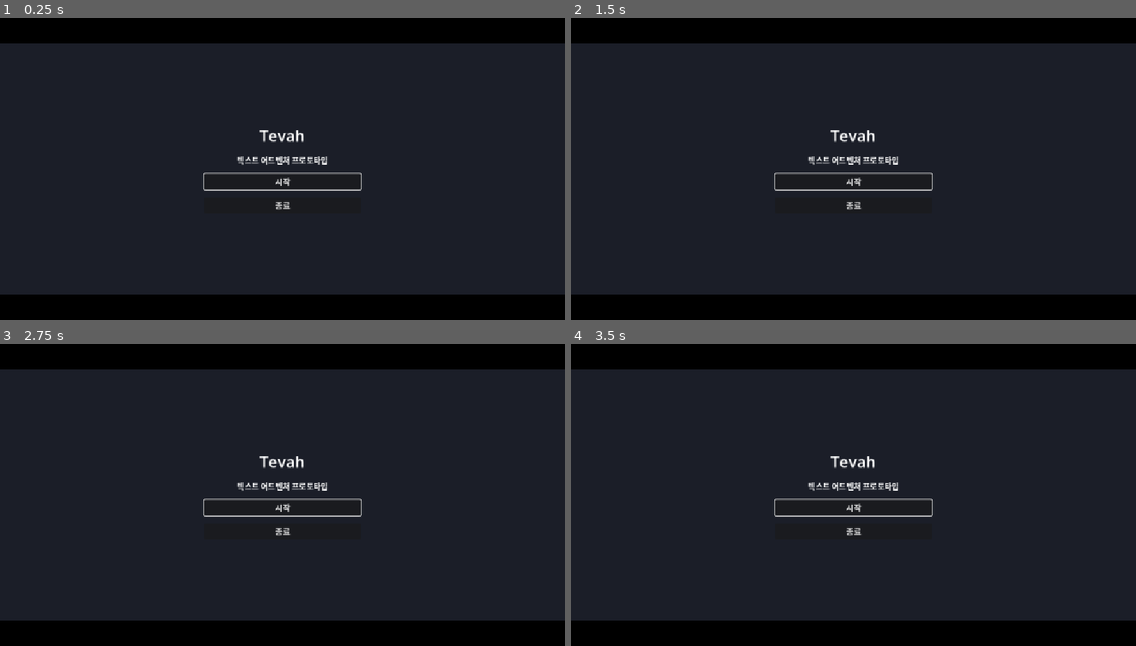
Above: before the commit, frames 1-4 (two rows, left to right).
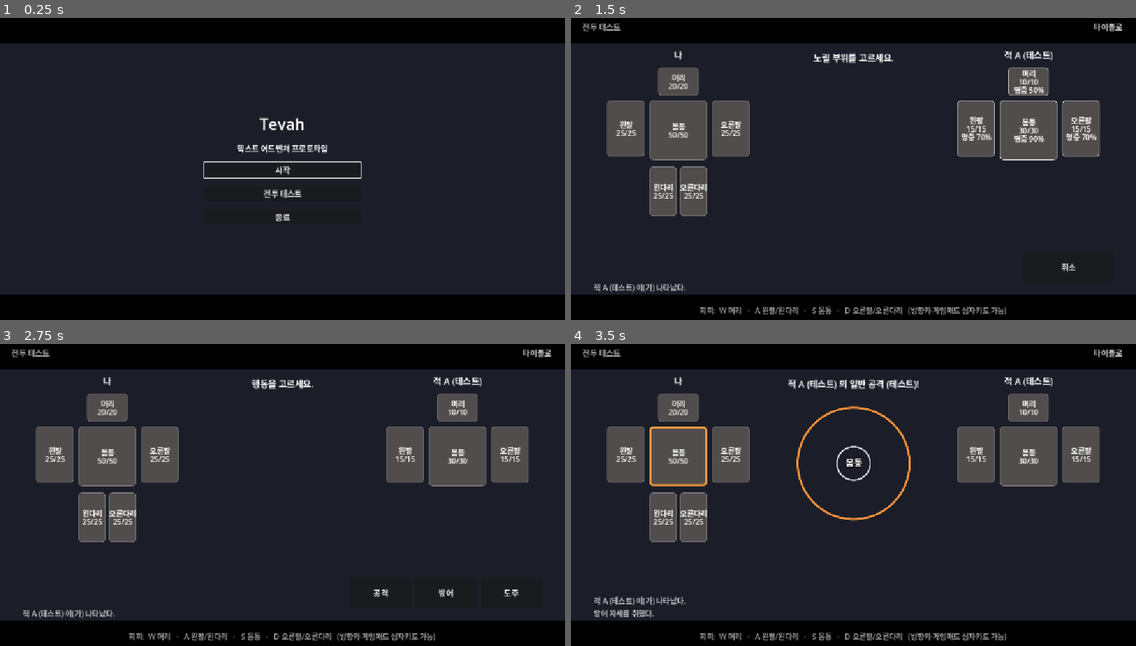
Above: after the commit, the same moments.

Repository: HomilBBANG/rt_Tevah
Game: Godot game, scene res://scenes/title.tscn
Two runs of this game, one before a commit and one after it. Both use one fixed random seed, a clock stepped at 60 frames per second and the inputs below.
Inputs (mouse positions are in pixels of both pictures, inside the frame that each line leads up to):
- Up to frame 1 (0.25 s): no input
- Up to frame 2 (1.5 s): click (853, 193) at 0.5 s, where only the run after the commit has a clickable "전투 테스트"; click (949, 268) at 1.25 s, where only the run after the commit has a clickable "공격"
- Up to frame 3 (2.75 s): click (497, 594) at 2 s, where only the run after the commit has a clickable "취소"
- Up to frame 4 (3.5 s): click (1017, 594) at 2.75 s, where only the run after the commit has a clickable "방어"

The runs differ from the first frame. In frame 1, 1.7% of the frame differs, in the area x 36-64%, y 32-68%; in frame 2, 15%; in frame 3, 14%; in frame 4, 15%, in the area x 2-98%, y 1-99%.

Commit message:
Combat prototype screen: part targeting, telegraph ring, WASD dodge
- scenes/combat.tscn reachable from title (전투 테스트)
- ui/body_diagram (part HP, clickable targets, telegraph highlight)
- ui/dodge_timer (shrinking ring hits the target ring at impact)
- Dodge actions on WASD, arrow keys and gamepad d-pad
- combat_smoke test plays a real-time round with screenshots

Co-Authored-By: Claude Opus 5.5 <noreply@anthropic.com>

Diff:
--- /dev/null
+++ b/scenes/combat.gd
@@ -0,0 +1,232 @@
+extends Control
+## 전투 화면 (프로토타입). 규칙은 core/combat/combat.gd, 여기서는 입력·타이밍 측정·그리기만.
+##
+## 플레이어 턴: 공격(적 부위 클릭) / 방어 / 도주
+## 적 턴: 공격 전조 → 회피 원이 고리에 닿는 순간 맞는 방향키(W/A/S/D 또는 방향키·패드) 입력
+
+const Combat = preload("res://core/combat/combat.gd")
+
+## 회피 입력 액션 → 키 글자 (기획서 §8.1)
+const DODGE_ACTIONS := {"dodge_up": "W", "dodge_left": "A", "dodge_down": "S", "dodge_right": "D"}
+const RESULT_TEXT := {"perfect": "완벽 회피!", "normal": "회피"}
+const TURN_PAUSE := 0.6
+
+## 다음에 싸울 적 (비어 있으면 첫 번째 적)
+static var next_enemy_id := ""
+
+var combat := Combat.new()
+var _state := ""              # player / target / enemy / over
+var _log: PackedStringArray = []
+var _strike_start := 0
+var _pressed_key := ""
+var _press_time := 0
+
+
+func _ready() -> void:
+	_ensure_dodge_actions()
+	var enemy_id: String = next_enemy_id
+	if enemy_id == "" and not DataLoader.enemies.is_empty():
+		enemy_id = DataLoader.enemies.keys().front()
+	if enemy_id == "" or not combat.setup(enemy_id):
+		_add_log("[오류] 전투 데이터가 없습니다. tools/xlsx_to_json.py 를 실행했는지 확인하세요.")
+		return
+	%EnemyName.text = combat.enemy.name
+	for d in [[%PlayerBody, combat.player_parts, combat.player_order], [%EnemyBody, combat.enemy_parts, combat.enemy_order]]:
+		d[0].parts = d[1]
+		d[0].order = d[2]
+	%EnemyBody.part_clicked.connect(_on_target_chosen)
+	%AttackButton.pressed.connect(_on_attack)
+	%DefendButton.pressed.connect(_on_defend)
+	%FleeButton.pressed.connect(_on_flee)
+	%CancelButton.pressed.connect(_player_turn)
+	%RetryButton.pressed.connect(func(): get_tree().reload_current_scene())
+	%TitleButton.pressed.connect(func(): get_tree().change_scene_to_file("res://scenes/title.tscn"))
+	%QuitButton.pressed.connect(func(): get_tree().change_scene_to_file("res://scenes/title.tscn"))
+	_add_log("%s 이(가) 나타났다." % combat.enemy.name)
+	_player_turn()
+
+
+# ---------------------------------------------------------------- 플레이어 턴
+func _player_turn() -> void:
+	_state = "player"
+	%EnemyBody.selectable = false
+	%EnemyBody.show_hit_chance = false
+	%EnemyBody.refresh()
+	%PlayerBody.set_highlight("")
+	%Actions.visible = true
+	%CancelButton.visible = false
+	%AttackButton.disabled = not combat.can_attack()
+	%FleeButton.disabled = not combat.can_flee()
+	%Prompt.text = "행동을 고르세요."
+
+
+func _on_attack() -> void:
+	if _state != "player":
+		return
+	_state = "target"
+	%EnemyBody.selectable = true
+	%EnemyBody.show_hit_chance = true
+	%EnemyBody.refresh()
+	%Actions.visible = false
+	%CancelButton.visible = true
+	%Prompt.text = "노릴 부위를 고르세요."
+
+
+func _on_target_chosen(part_id: String) -> void:
+	if _state != "target":
+		return
+	var res := combat.player_attack(part_id)
+	if res.is_empty():
+		return
+	var part_name: String = combat.enemy_parts[part_id].name
+	if not res.hit:
+		_add_log("%s 을(를) 노렸지만 빗나갔다." % part_name)
+	elif res.killed:
+		_add_log("%s 파괴! %s 쓰러졌다." % [part_name, combat.enemy.name])
+	elif res.broken:
+		_add_log("%s 파괴! (-%d)" % [part_name, res.damage])
+	else:
+		_add_log("%s 명중 (-%d)" % [part_name, res.damage])
+	%EnemyBody.refresh()
+	await _after_player_action()
+
+
+func _on_defend() -> void:
+	if _state != "player":
+		return
+	combat.player_defend()
+	_add_log("방어 자세를 취했다.")
+	await _after_player_action()
+
+
+func _on_flee() -> void:
+	if _state != "player":
+		return
+	if combat.player_flee():
+		_add_log("도망쳤다.")
+	else:
+		_add_log("도주 실패!")
+	await _after_player_action()
+
+
+func _after_player_action() -> void:
+	_state = "enemy"
+	%EnemyBody.selectable = false
+	%EnemyBody.show_hit_chance = false
+	%EnemyBody.refresh()
+	%Actions.visible = false
+	%CancelButton.visible = false
+	if combat.outcome != "":
+		_finish()
+		return
+	await get_tree().create_timer(TURN_PAUSE).timeout
+	await _enemy_turn()
+
+
+# ---------------------------------------------------------------- 적 턴
+func _enemy_turn() -> void:
+	var attack := combat.choose_enemy_attack()
+	if attack.is_empty():
+		_add_log("%s 은(는) 공격할 수 없다." % combat.enemy.name)
+	else:
+		%Prompt.text = "%s 의 %s!" % [combat.enemy.name, attack.name]
+		for strike in attack.strikes:
+			var res := await _run_strike(attack, strike)
+			var part_name: String = combat.player_parts[res.part].name
+			if res.judgement != Combat.DODGE_FAIL:
+				%DodgeTimer.show_result(RESULT_TEXT[res.judgement], Color("7fd48a"))
+				_add_log("%s — %s" % [attack.name, RESULT_TEXT[res.judgement]])
+			else:
+				var text := "피격! %s -%d" % [part_name, res.damage]
+				if res.dead:
+					text = "%s 파괴 — 사망" % part_name
+				elif res.severed:
+					text = "%s 절단!" % part_name
+				%DodgeTimer.show_result(text, Color("e46a6a"))
+				_add_log("%s — %s" % [attack.name, text])
+			%PlayerBody.set_highlight("")
+			%PlayerBody.refresh()
+			await get_tree().create_timer(TURN_PAUSE).timeout
+			if combat.outcome != "":
+				break
+	combat.end_enemy_turn()
+	%DodgeTimer.clear()
+	if combat.outcome != "":
+		_finish()
+	else:
+		_player_turn()
+
+
+## 타격 하나: 전조를 보여주며 시간을 재고, 첫 입력 하나로 판정
+func _run_strike(attack: Dictionary, strike: Dictionary) -> Dictionary:
+	var windup := float(attack.windup)
+	var late := Combat.config_float("combat_normal_window", 0.2)
+	var switch_at := windup * Combat.config_float("combat_feint_switch", 0.55)
+	_pressed_key = ""
+	_strike_start = Time.get_ticks_usec()
+	while true:
+		var t := (Time.get_ticks_usec() - _strike_start) / 1e6
+		if _pressed_key != "" or t > windup + late:
+			break
+		var shown: String = strike.telegraph if attack.pattern == "feint" and t < switch_at else strike.target
+		%PlayerBody.set_highlight(shown)
+		%DodgeTimer.show_progress(t / windup, combat.player_parts[shown].name)
+		await get_tree().process_frame
+	var offset := (_press_time - _strike_start) / 1e6 - windup
+	var judgement := Combat.judge_dodge(_pressed_key, combat.dodge_key_for(strike), offset)
+	return combat.apply_strike(attack, strike, judgement)
+
+
+func _unhandled_input(event: InputEvent) -> void:
+	if _state != "enemy" or _pressed_key != "":
+		return
+	for action in DODGE_ACTIONS:
+		if event.is_action_pressed(action):
+			press_dodge(DODGE_ACTIONS[action])
+			get_viewport().set_input_as_handled()
+			return
+
+
+## 회피 키 입력 (테스트에서도 호출)
+func press_dodge(key: String) -> void:
+	if _pressed_key == "":
+		_press_time = Time.get_ticks_usec()
+		_pressed_key = key
+
+
+# ---------------------------------------------------------------- 끝
+func _finish() -> void:
+	_state = "over"
+	%Actions.visible = false
+	%CancelButton.visible = false
+	%EndPanel.visible = true
+	match combat.outcome:
+		"win": %EndText.text = "승리"
+		"lose": %EndText.text = "사망"
+		"fled": %EndText.text = "도주 성공"
+	%Prompt.text = ""
+
+
+func _add_log(line: String) -> void:
+	_log.append(line)
+	if _log.size() > 4:
+		_log = _log.slice(_log.size() - 4)
+	%Log.text = "\n".join(_log)
+
+
+static func _ensure_dodge_actions() -> void:
+	var keys := {"dodge_up": [KEY_W, KEY_UP], "dodge_left": [KEY_A, KEY_LEFT],
+		"dodge_down": [KEY_S, KEY_DOWN], "dodge_right": [KEY_D, KEY_RIGHT]}
+	var pads := {"dodge_up": JOY_BUTTON_DPAD_UP, "dodge_left": JOY_BUTTON_DPAD_LEFT,
+		"dodge_down": JOY_BUTTON_DPAD_DOWN, "dodge_right": JOY_BUTTON_DPAD_RIGHT}
+	for action in keys:
+		if InputMap.has_action(action):
+			continue
+		InputMap.add_action(action)
+		for k in keys[action]:
+			var ev := InputEventKey.new()
+			ev.physical_keycode = k
+			InputMap.action_add_event(action, ev)
+		var jb := InputEventJoypadButton.new()
+		jb.button_index = pads[action]
+		InputMap.action_add_event(action, jb)
--- /dev/null
+++ b/scenes/combat.tscn
@@ -0,0 +1,199 @@
+[gd_scene load_steps=6 format=3]
+
+[ext_resource type="Script" path="res://scenes/combat.gd" id="1"]
+[ext_resource type="PackedScene" path="res://ui/letterbox.tscn" id="2"]
+[ext_resource type="Script" path="res://ui/body_diagram.gd" id="3"]
+[ext_resource type="Script" path="res://ui/dodge_timer.gd" id="4"]
+
+[sub_resource type="StyleBoxFlat" id="end_panel"]
+content_margin_left = 30.0
+content_margin_top = 20.0
+content_margin_right = 30.0
+content_margin_bottom = 20.0
+bg_color = Color(0, 0, 0, 0.92)
+border_width_left = 1
+border_width_top = 1
+border_width_right = 1
+border_width_bottom = 1
+border_color = Color(0.4, 0.4, 0.42, 1)
+
+[node name="Combat" type="Control"]
+layout_mode = 3
+anchors_preset = 15
+anchor_right = 1.0
+anchor_bottom = 1.0
+grow_horizontal = 2
+grow_vertical = 2
+script = ExtResource("1")
+
+[node name="PlayerLabel" type="Label" parent="."]
+layout_mode = 1
+anchor_left = 0.04
+anchor_top = 0.12
+anchor_right = 0.34
+anchor_bottom = 0.17
+theme_override_font_sizes/font_size = 18
+text = "나"
+horizontal_alignment = 1
+
+[node name="PlayerBody" type="Control" parent="."]
+unique_name_in_owner = true
+layout_mode = 1
+anchor_left = 0.04
+anchor_top = 0.18
+anchor_right = 0.34
+anchor_bottom = 0.7
+script = ExtResource("3")
+
+[node name="EnemyName" type="Label" parent="."]
+unique_name_in_owner = true
+layout_mode = 1
+anchor_left = 0.66
+anchor_top = 0.12
+anchor_right = 0.96
+anchor_bottom = 0.17
+theme_override_font_sizes/font_size = 18
+horizontal_alignment = 1
+
+[node name="EnemyBody" type="Control" parent="."]
+unique_name_in_owner = true
+layout_mode = 1
+anchor_left = 0.66
+anchor_top = 0.18
+anchor_right = 0.96
+anchor_bottom = 0.7
+script = ExtResource("3")
+
+[node name="Prompt" type="Label" parent="."]
+unique_name_in_owner = true
+layout_mode = 1
+anchor_left = 0.36
+anchor_top = 0.13
+anchor_right = 0.64
+anchor_bottom = 0.2
+theme_override_font_sizes/font_size = 18
+horizontal_alignment = 1
+autowrap_mode = 3
+
+[node name="DodgeTimer" type="Control" parent="."]
+unique_name_in_owner = true
+layout_mode = 1
+anchor_left = 0.36
+anchor_top = 0.2
+anchor_right = 0.64
+anchor_bottom = 0.6
+script = ExtResource("4")
+
+[node name="Log" type="Label" parent="."]
+unique_name_in_owner = true
+layout_mode = 1
+anchor_left = 0.04
+anchor_top = 0.72
+anchor_right = 0.6
+anchor_bottom = 0.89
+theme_override_colors/font_color = Color(0.78, 0.78, 0.78, 1)
+theme_override_font_sizes/font_size = 15
+vertical_alignment = 2
+
+[node name="Actions" type="HBoxContainer" parent="."]
+unique_name_in_owner = true
+layout_mode = 1
+anchor_left = 0.62
+anchor_top = 0.76
+anchor_right = 0.96
+anchor_bottom = 0.86
+theme_override_constants/separation = 8
+
+[node name="AttackButton" type="Button" parent="Actions"]
+unique_name_in_owner = true
+layout_mode = 2
+size_flags_horizontal = 3
+text = "공격"
+
+[node name="DefendButton" type="Button" parent="Actions"]
+unique_name_in_owner = true
+layout_mode = 2
+size_flags_horizontal = 3
+text = "방어"
+
+[node name="FleeButton" type="Button" parent="Actions"]
+unique_name_in_owner = true
+layout_mode = 2
+size_flags_horizontal = 3
+text = "도주"
+
+[node name="CancelButton" type="Button" parent="."]
+unique_name_in_owner = true
+visible = false
+layout_mode = 1
+anchor_left = 0.8
+anchor_top = 0.76
+anchor_right = 0.96
+anchor_bottom = 0.86
+text = "취소"
+
+[node name="Letterbox" parent="." instance=ExtResource("2")]
+layout_mode = 1
+
+[node name="TopBar" type="HBoxContainer" parent="."]
+layout_mode = 1
+anchor_left = 0.02
+anchor_right = 0.98
+anchor_bottom = 0.106
+
+[node name="Title" type="Label" parent="TopBar"]
+layout_mode = 2
+size_flags_horizontal = 3
+theme_override_colors/font_color = Color(0.72, 0.72, 0.72, 1)
+theme_override_font_sizes/font_size = 16
+text = "전투 테스트"
+
+[node name="QuitButton" type="Button" parent="TopBar"]
+unique_name_in_owner = true
+layout_mode = 2
+size_flags_vertical = 4
+flat = true
+text = "타이틀로"
+
+[node name="KeyLegend" type="Label" parent="."]
+layout_mode = 1
+anchor_left = 0.02
+anchor_top = 0.894
+anchor_right = 0.98
+anchor_bottom = 1.0
+theme_override_colors/font_color = Color(0.6, 0.6, 0.6, 1)
+theme_override_font_sizes/font_size = 15
+text = "회피:  W 머리   ·   A 왼팔/왼다리   ·   S 몸통   ·   D 오른팔/오른다리   (방향키·게임패드 십자키도 가능)"
+horizontal_alignment = 1
+vertical_alignment = 1
+
+[node name="EndPanel" type="PanelContainer" parent="."]
+unique_name_in_owner = true
+visible = false
+layout_mode = 1
+anchor_left = 0.35
+anchor_top = 0.3
+anchor_right = 0.65
+anchor_bottom = 0.6
+theme_override_styles/panel = SubResource("end_panel")
+
+[node name="VBox" type="VBoxContainer" parent="EndPanel"]
+layout_mode = 2
+alignment = 1
+theme_override_constants/separation = 14
+
+[node name="EndText" type="Label" parent="EndPanel/VBox"]
+unique_name_in_owner = true
+layout_mode = 2
+theme_override_font_sizes/font_size = 32
+horizontal_alignment = 1
+
+[node name="RetryButton" type="Button" parent="EndPanel/VBox"]
+unique_name_in_owner = true
+layout_mode = 2
+text = "다시 하기"
+
+[node name="TitleButton" type="Button" parent="EndPanel/VBox"]
+unique_name_in_owner = true
+layout_mode = 2
+text = "타이틀로"
--- a/scenes/title.gd
+++ b/scenes/title.gd
@@ -3,5 +3,6 @@
 
 func _ready() -> void:
 	%StartButton.pressed.connect(func(): get_tree().change_scene_to_file("res://scenes/episode_select.tscn"))
+	%CombatButton.pressed.connect(func(): get_tree().change_scene_to_file("res://scenes/combat.tscn"))
 	%QuitButton.pressed.connect(func(): get_tree().quit())
 	%StartButton.grab_focus()
--- a/scenes/title.tscn
+++ b/scenes/title.tscn
@@ -41,6 +41,11 @@
 layout_mode = 2
 text = "시작"
 
+[node name="CombatButton" type="Button" parent="Center/VBox"]
+unique_name_in_owner = true
+layout_mode = 2
+text = "전투 테스트"
+
 [node name="QuitButton" type="Button" parent="Center/VBox"]
 unique_name_in_owner = true
 layout_mode = 2
--- /dev/null
+++ b/tests/combat_smoke.gd
@@ -0,0 +1,81 @@
+extends Node
+## 전투 화면 스모크 테스트: 실제 타이밍으로 한 판 진행하며 user://combat_smoke/ 에 스크린샷.
+## 화면이 필요하므로 --headless 없이:
+##   Godot_v4.7-stable_win64_console.exe --path . res://tests/combat_smoke.tscn
+
+var _shot := 0
+var _fail := 0
+var ui: Node
+
+
+func _ready() -> void:
+	DirAccess.make_dir_recursive_absolute("user://combat_smoke")
+	ui = load("res://scenes/combat.tscn").instantiate()
+	add_child(ui)
+	await _wait(0.2)
+	await _snap("player_turn")
+
+	# 공격 → 부위 선택 화면
+	ui.get_node("%AttackButton").pressed.emit()
+	await _wait(0.1)
+	await _snap("choose_target")
+	# 몸통 명중(69 < 90) → 적 턴: 일반 공격(가중치 굴림 0)
+	ui.combat.forced_rolls.assign([69.0, 0.0])
+	ui._on_target_chosen("torso")
+	check(ui.combat.enemy_parts.torso.hp == 20, "몸통 명중 30 → 20")
+
+	# 일반 공격: 전조 1.2초. 0.7초쯤 스크린샷, 타격 시점에 S → 완벽 회피
+	await _wait(0.6 + 0.7)
+	await _snap("telegraph_torso")
+	await _wait(0.5)
+	ui.press_dodge("S")
+	await _wait(0.15)
+	await _snap("dodge_result")
+	check(ui.combat.player_parts.torso.hp == 50, "타이밍 맞춰 S → 피해 없음")
+	await _wait_state("player")
+
+	# 방어 → 적 턴: 기만 공격(가중치 굴림 99). 전조는 몸통 → 도중에 머리. 아무것도 안 눌러 피격(방어로 절반)
+	ui.combat.forced_rolls.assign([99.0])
+	ui._on_defend()
+	await _wait(0.6 + 0.4)
+	await _snap("feint_before_switch")
+	await _wait(0.5)
+	await _snap("feint_after_switch")
+	await _wait(0.8)
+	await _snap("feint_hit")
+	check(ui.combat.player_parts.head.hp == 14, "기만 공격 피격, 방어 중이라 12 → 6 (머리 20 → 14)")
+	await _wait_state("player")
+
+	# 사망 화면: 머리 HP 를 1로 만든 뒤 피격
+	ui.combat.player_parts.head.hp = 1
+	ui.combat.forced_rolls.assign([99.0])
+	ui._on_defend()
+	await _wait_state("over", 5.0)
+	await _snap("dead")
+	check(ui.combat.outcome == "lose", "머리 파괴 → 사망")
+
+	print("[combat_smoke] 스크린샷 %d장, 실패 %d → %s" % [_shot, _fail, ProjectSettings.globalize_path("user://combat_smoke")])
+	get_tree().quit(1 if _fail > 0 else 0)
+
+
+func _wait(sec: float) -> void:
+	await get_tree().create_timer(sec).timeout
+
+
+func _wait_state(state: String, limit := 4.0) -> void:
+	var t := 0.0
+	while ui._state != state and t < limit:
+		await _wait(0.05)
+		t += 0.05
+
+
+func _snap(name: String) -> void:
+	await RenderingServer.frame_post_draw
+	_shot += 1
+	get_viewport().get_texture().get_image().save_png("user://combat_smoke/%02d_%s.png" % [_shot, name])
+
+
+func check(ok: bool, label: String) -> void:
+	print(("ok   " if ok else "FAIL ") + label)
+	if not ok:
+		_fail += 1
--- /dev/null
+++ b/tests/combat_smoke.tscn
@@ -0,0 +1,6 @@
+[gd_scene load_steps=2 format=3]
+
+[ext_resource type="Script" path="res://tests/combat_smoke.gd" id="1"]
+
+[node name="CombatSmoke" type="Node"]
+script = ExtResource("1")
--- /dev/null
+++ b/ui/body_diagram.gd
@@ -0,0 +1,105 @@
+extends Control
+## 신체 부위 도식 (아트 전 placeholder). 부위마다 상자 + 이름 + HP.
+## 화면 왼쪽 = 왼팔·왼다리 (회피 키 A 와 같은 쪽). 알 수 없는 부위 id 는 아래 줄에 나열.
+## selectable 이면 부위를 클릭해 part_clicked 를 보낸다 (파괴된 부위 제외).
+
+signal part_clicked(part_id: String)
+
+## 알려진 부위의 자리 (도식 크기 대비 비율: x, y, w, h)
+const LAYOUT := {
+	"head": Rect2(0.38, 0.0, 0.24, 0.17),
+	"torso": Rect2(0.33, 0.2, 0.34, 0.36),
+	"left_arm": Rect2(0.08, 0.2, 0.22, 0.34),
+	"right_arm": Rect2(0.70, 0.2, 0.22, 0.34),
+	"left_leg": Rect2(0.33, 0.6, 0.16, 0.3),
+	"right_leg": Rect2(0.51, 0.6, 0.16, 0.3),
+}
+const HIGHLIGHT := Color("ff9a3c")
+
+var parts := {}               # part_id -> { name, hp, max_hp, broken, (hit_chance) }
+var order: Array = []
+var selectable := false
+var show_hit_chance := false
+var highlight := ""           # 전조로 강조할 부위
+var _hover := ""
+var _font: Font
+
+
+func _init() -> void:
+	mouse_filter = MOUSE_FILTER_STOP
+	_font = ThemeDB.fallback_font
+
+
+func refresh() -> void:
+	queue_redraw()
+
+
+func set_highlight(part_id: String) -> void:
+	if part_id != highlight:
+		highlight = part_id
+		queue_redraw()
+
+
+func part_rect(part_id: String) -> Rect2:
+	var r: Rect2
+	if LAYOUT.has(part_id):
+		r = LAYOUT[part_id]
+	else:
+		var extras := order.filter(func(p): return not LAYOUT.has(p))
+		var i := extras.find(part_id)
+		var w := 1.0 / maxi(1, extras.size())
+		r = Rect2(i * w + 0.01, 0.92, w - 0.02, 0.08)
+	return Rect2(r.position * size, r.size * size)
+
+
+func _gui_input(event: InputEvent) -> void:
+	if event is InputEventMouseMotion:
+		var h := _part_at(event.position) if selectable else ""
+		if h != _hover:
+			_hover = h
+			queue_redraw()
+	elif event is InputEventMouseButton and event.pressed and event.button_index == MOUSE_BUTTON_LEFT and selectable:
+		var p := _part_at(event.position)
+		if p != "":
+			part_clicked.emit(p)
+
+
+func _part_at(pos: Vector2) -> String:
+	for id in order:
+		if not parts[id].broken and part_rect(id).has_point(pos):
+			return id
+	return ""
+
+
+func _draw() -> void:
+	for id in order:
+		var p: Dictionary = parts[id]
+		var r := part_rect(id)
+		var ratio := float(p.hp) / maxf(1.0, p.max_hp)
+		var fill := Color(0.12, 0.12, 0.13) if p.broken else Color(0.32, 0.30, 0.30).lerp(Color(0.55, 0.16, 0.16), 1.0 - ratio)
+		var sb := StyleBoxFlat.new()
+		sb.bg_color = fill
+		sb.set_corner_radius_all(6)
+		sb.set_border_width_all(1)
+		sb.border_color = Color("777777")
+		if id == highlight:
+			sb.set_border_width_all(4)
+			sb.border_color = HIGHLIGHT
+		elif id == _hover:
+			sb.set_border_width_all(3)
+			sb.border_color = Color.WHITE
+		elif selectable and not p.broken:
+			sb.border_color = Color("cccccc")
+		draw_style_box(sb, r)
+		var lines := [p.name, "절단" if p.broken and not p.get("vital", false) else ("파괴" if p.broken else "%d/%d" % [p.hp, p.max_hp])]
+		if show_hit_chance and not p.broken:
+			lines.append("명중 %d%%" % roundi(p.hit_chance))
+		var fs := 15
+		var y := r.get_center().y - (lines.size() * (fs + 2)) / 2.0 + fs
+		for line in lines:
+			var tw := _font.get_string_size(line, HORIZONTAL_ALIGNMENT_LEFT, -1, fs).x
+			draw_string(_font, Vector2(r.get_center().x - tw / 2.0, y), line, HORIZONTAL_ALIGNMENT_LEFT, -1, fs,
+				Color("777777") if p.broken else Color.WHITE)
+			y += fs + 2
+		if p.broken:
+			draw_line(r.position + Vector2(6, 6), r.end - Vector2(6, 6), Color("884444"), 2)
--- /dev/null
+++ b/ui/dodge_timer.gd
@@ -0,0 +1,55 @@
+extends Control
+## 회피 타이밍 표시: 바깥 원이 줄어들어 안쪽 고리와 겹치는 순간이 타격 시점.
+## 가운데에 공격 대상 부위(전조)를 표시한다. 어떤 키를 누를지는 플레이어가 판단한다.
+
+const TARGET_RADIUS := 34.0
+const START_RADIUS := 120.0
+
+var progress := -1.0      # 0 = 전조 시작, 1 = 타격. <0 이면 숨김
+var label := ""           # 전조 부위 이름
+var result_text := ""
+var result_color := Color.WHITE
+var _font: Font
+
+
+func _init() -> void:
+	mouse_filter = MOUSE_FILTER_IGNORE
+	_font = ThemeDB.fallback_font
+
+
+func show_progress(p: float, part_name: String) -> void:
+	progress = p
+	label = part_name
+	result_text = ""
+	queue_redraw()
+
+
+func show_result(text: String, color: Color) -> void:
+	progress = -1.0
+	result_text = text
+	result_color = color
+	queue_redraw()
+
+
+func clear() -> void:
+	progress = -1.0
+	result_text = ""
+	queue_redraw()
+
+
+func _draw() -> void:
+	var c := size / 2.0
+	if progress >= 0.0:
+		draw_arc(c, TARGET_RADIUS, 0, TAU, 48, Color("dddddd"), 3, true)
+		var r := lerpf(START_RADIUS, TARGET_RADIUS, clampf(progress, 0.0, 1.2))
+		var col := Color("ff9a3c").lerp(Color("ff4040"), clampf(progress, 0.0, 1.0))
+		draw_arc(c, maxf(4.0, r), 0, TAU, 64, col, 4, true)
+		_center_text(label, c + Vector2(0, 6), 18, Color.WHITE)
+	elif result_text != "":
+		_center_text(result_text, c + Vector2(0, 10), 30, result_color)
+
+
+func _center_text(text: String, pos: Vector2, fs: int, col: Color) -> void:
+	var w := _font.get_string_size(text, HORIZONTAL_ALIGNMENT_LEFT, -1, fs).x
+	draw_string_outline(_font, pos - Vector2(w / 2.0, 0), text, HORIZONTAL_ALIGNMENT_LEFT, -1, fs, 6, Color.BLACK)
+	draw_string(_font, pos - Vector2(w / 2.0, 0), text, HORIZONTAL_ALIGNMENT_LEFT, -1, fs, col)
